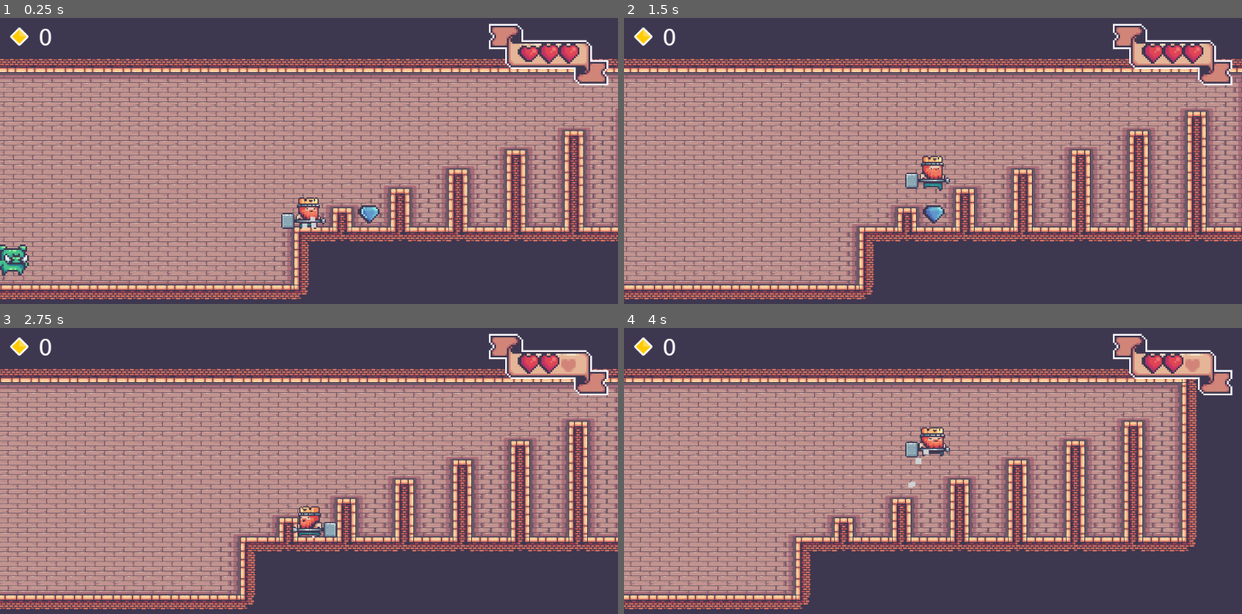
Above: before the commit, frames 1-4 (two rows, left to right).
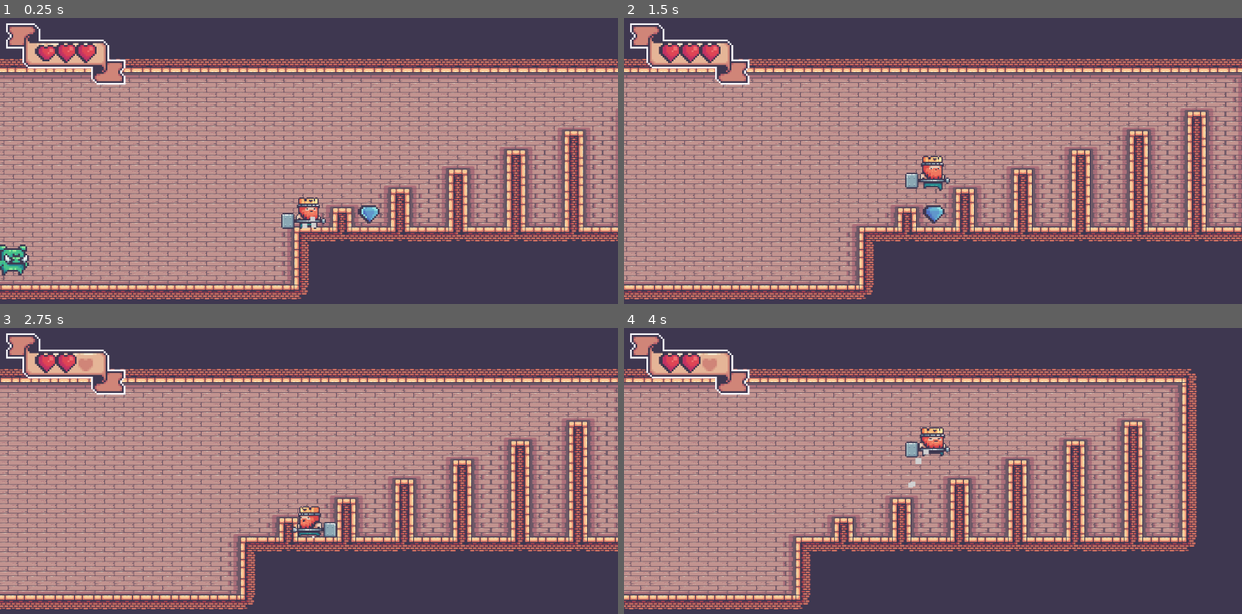
Above: after the commit, the same moments.

Repository: haihala/VIM.MT.310-Game-Project-2
Game: Godot game, scene res://scenes/MainScene.tscn
The game is run twice, just before and just after one commit, with the same random seed, the same clock (stepped at 60 frames per second) and the same inputs.
Inputs:
- Up to frame 1 (0.25 s): no input
- Up to frame 2 (1.5 s): hold Right (move_right) from 0.53 s (still down); tap Up (jump) at 0.77 s
- Up to frame 3 (2.75 s): tap Up (jump) at 1.52 s; release Right (move_right) at 2.03 s; hold Left (move_left) from 2.03 s (still down)
- Up to frame 4 (4 s): release Left (move_left) at 2.78 s; hold Right (move_right) from 2.78 s (still down); tap Up (jump) at 3.02, 3.77 s

The runs differ from the first frame. In frame 1, 3.6% of the frame differs, in the area x 1-99%, y 1-24%; in frame 2, 3.6%; in frame 3, 3.7%; in frame 4, 3.6%.

Commit message:
Remove score

Diff:
--- a/scenes/Player.tscn
+++ b/scenes/Player.tscn
@@ -82,7 +82,7 @@
 scale = Vector2( 2, 2 )
 frames = ExtResource( 1 )
 animation = "run"
-frame = 1
+frame = 6
 playing = true
 offset = Vector2( 7, 0 )
 
--- a/scenes/UI.tscn
+++ b/scenes/UI.tscn
@@ -1,26 +1,11 @@
-[gd_scene load_steps=5 format=2]
+[gd_scene load_steps=2 format=2]
 
-[ext_resource path="res://assets/course/Sprites/Coin.png" type="Texture" id=1]
-[ext_resource path="res://assets/course/Font/new_dynamicfont.tres" type="DynamicFont" id=2]
-[ext_resource path="res://scripts/UI.gd" type="Script" id=3]
 [ext_resource path="res://scenes/HealthBar.tscn" type="PackedScene" id=4]
 
 [node name="UI" type="Control"]
 anchor_right = 1.0
 anchor_bottom = 1.0
-script = ExtResource( 3 )
-
-[node name="Coin" type="Sprite" parent="."]
-position = Vector2( 32, 32 )
-texture = ExtResource( 1 )
-
-[node name="ScoreText" type="Label" parent="."]
-margin_left = 64.0
-margin_right = 128.0
-margin_bottom = 64.0
-custom_fonts/font = ExtResource( 2 )
-valign = 1
 
 [node name="HealthBar" parent="." instance=ExtResource( 4 )]
-position = Vector2( 909, 62 )
+position = Vector2( 109, 61 )
 scale = Vector2( 3, 3 )
--- a/scripts/UI.gd
+++ /dev/null
@@ -1,9 +0,0 @@
-extends Control
-
-onready var scoreText = get_node("ScoreText")
-
-func _ready ():
-	scoreText.text = "0"
-
-func set_score_text (score):
-	scoreText.text = str(score)
--- a/scripts/player/Player.gd
+++ b/scripts/player/Player.gd
@@ -1,7 +1,6 @@
 extends KinematicBody2D
 
 var health : int = 3
-var score : int = 0
 var grounded : bool = false
 
 # Movement
@@ -133,12 +132,6 @@
 		health -= 1
 		health_bar.update_hearts(health)
 
-# called when we run into a coin
-func collect_coin (value):
-	score += value
-	coin_pickup_player.play()
-	ui.set_score_text(score)
-
 func animation_finished():
 	if state_after_animation:
 		state_machine.set_state(state_after_animation)
